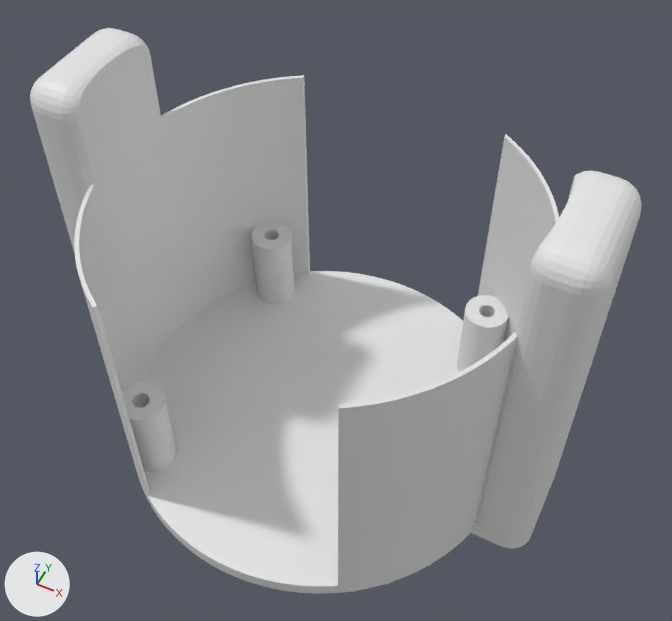
The Blender file 3dPrint/CameraHolder/CameraHolderOutside.blend, before and after one commit.
The view is the same before and after, from a 50 mm camera at (36.7, -69.0, 109.0) aimed at (2.4, -0.4, 23.2). The axes (+X, +Y, +Z) are drawn at lower left. The lights are the same throughout.

Script lines for the objects in view, before the commit:
```python
ob_cube = bpy.data.objects.new('Cube', me_cube)
ob_cube.location = (0.0, 0.0, 0.0)
ob_cube.scale = (29.9, 7.94, 1.0)
ob_cube_tab = bpy.data.objects.new('Cube_Tab', me_cube_001)
ob_cube_tab.location = (-29.0, 0.0, 0.0)
ob_cubecrop_innerbigger = bpy.data.objects.new('CubeCrop_InnerBigger', me_cube_004)
ob_cubecrop_innerbigger.location = (0.0, 0.0, 51.0)
ob_cubecrop_innerbigger.scale = (14.0, 50.0, 50.0)
ob_cylinder_innerhole = bpy.data.objects.new('Cylinder_InnerHole', me_cylinder_002)
ob_cylinder_innerhole.location = (0.0, 0.0, 0.0)
ob_cylinder_innerhole.scale = (2.2, 2.39, 1.62)
ob_cylinder_innershell = bpy.data.objects.new('Cylinder_InnerShell', me_cylinder_006)
ob_cylinder_innershell.location = (0.0, 0.0, 51.0)
ob_cylinder_innershell.scale = (2.54, 2.75, 1.62)
ob_cylinder_outer = bpy.data.objects.new('Cylinder_Outer', me_cylinder_003)
ob_cylinder_outer.location = (0.0, 0.0, 0.0)
ob_cylinder_outer.scale = (2.59, 2.8, 1.23)
```
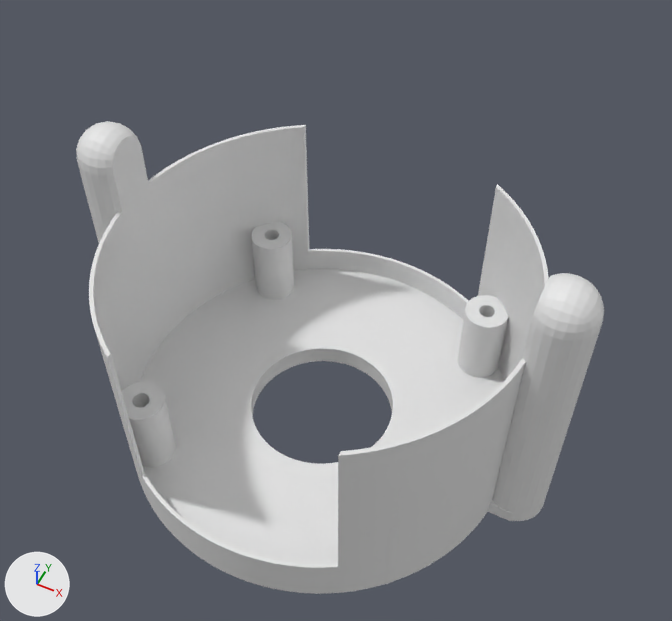
Not drawn themselves, but carrying or shaping drawn objects: ob_cylinder_innerhole, ob_cylinder_outer, ob_cube_tab, ob_cubecrop_innerbigger, ob_cylinder_innershell.

The edits, one by one:
me_cube_001 has 8 vertices, 6 faces and spans x -4.0..4.0, y -8.0..8.0, z -50.0..50.0.
me_cube_001 is used by ob_cube_tab; location (-29.0, 0.0, 0.0).
me_cube_001 part 1: the whole mesh is scaled about its middle by (1, 0.5, 0.8).
Object 'Cube' (ob_cube) is rescaled from (29.9, 7.94, 1.0) to (29.9, 4.03, 1.0).
Object 'Cube' (ob_cube) gains a BOOLEAN modifier named 'Boolean.007'.
Modifier setting: object = ob_cylinder_innerhole.
Object 'Cylinder_InnerHole' (ob_cylinder_innerhole) is rescaled from (2.2, 2.39, 1.62) to (0.959, 1.04, 1.62).
Object 'Cylinder_Outer' (ob_cylinder_outer) is rescaled from (2.59, 2.8, 1.23) to (2.59, 2.8, 0.973).
Object 'Cube_Tab' (ob_cube_tab) has a BEVEL modifier named 'Bevel'.
On modifier 'Bevel' of object 'Cube_Tab' (ob_cube_tab), width goes from 3.0 to 4.0.
On modifier 'Bevel' of object 'Cube_Tab' (ob_cube_tab), width_pct goes from 3.0 to 4.0.
Object 'CubeCrop_InnerBigger' (ob_cubecrop_innerbigger) moves from (0.0, 0.0, 51.0) to (0.0, 0.0, 56.0).
Object 'Cylinder_InnerShell' (ob_cylinder_innershell) moves from (0.0, 0.0, 51.0) to (0.0, 0.0, 52.0).

What differs and where, as boxes (x1, y1, x2, y2) in the pictures (672 x 621 px; the box of a moved part takes in the faces that stretch with it):
'Cube', rescaled, modifiers changed, moved (14% narrower, 16% shorter): before (30, 28, 642, 594); after (76, 121, 604, 594)
part 1 of me_cube_001, moved or reshaped: before (30, 28, 642, 549); after (76, 121, 604, 521)
